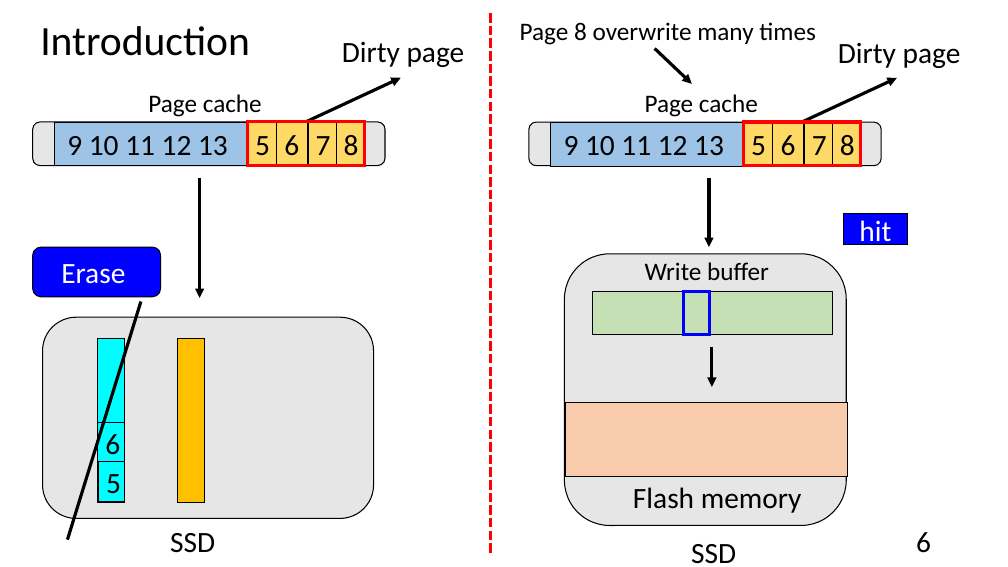
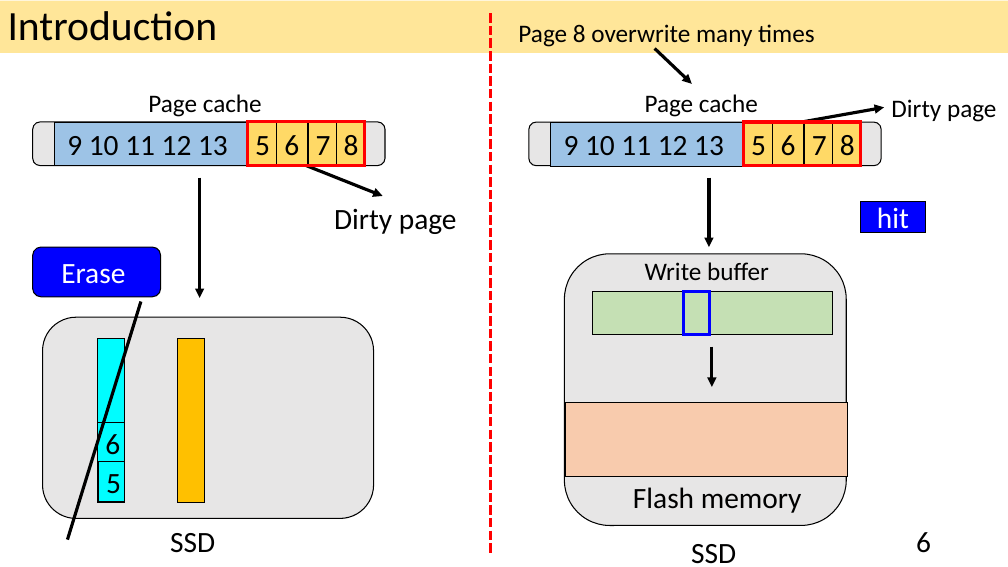
Before and after one commit to andrew841018/disksim_github, a slide deck: slide 6 of 論文相關/my paper.pptx. Drawn at 1008x567 pixels with LibreOffice and Linux fonts; fonts in the diff are those of the drawing. Boxes give left, top, right and bottom in pixels: in the first picture for what was removed or moved away, otherwise in the second. Text is boxed around its words. In the diff, an @@ line names an element or a change of style, - is before the commit and + after.

```diff
--- a/論文相關/my paper.pptx
+++ b/論文相關/my paper.pptx
@@ title "Introduction": place and size @@
-title "Introduction" at [40, 26, 250, 56]
+title "Introduction" at [0, 1, 1008, 53]
@@ title "Introduction" at [0, 1, 1008, 53]: fill none to #FFE699 @@
@@ text "Dirty page": place and size @@
-text "Dirty page" at [838, 43, 961, 68]
+text "Dirty page" at [891, 99, 996, 122]
@@ text "Dirty page" at [891, 99, 996, 122]: size 28 to 24 pt @@
@@ arrow moved from (802, 122) - (897, 78) to (802, 122) - (884, 107) @@
@@ arrow moved from (306, 122) - (401, 78) to (306, 166) - (383, 196) @@
@@ text "Dirty page": place and size @@
-text "Dirty page" at [342, 42, 465, 67]
+text "Dirty page" at [334, 208, 457, 234]
@@ rectangle "hit": place and size @@
-rectangle "hit" at [843, 214, 908, 245]
+rectangle "hit" at [861, 202, 926, 233]
```
Also in this commit, not shown: 28 other slides changed, 18 slides added, 9 slides removed, 16 other files.
